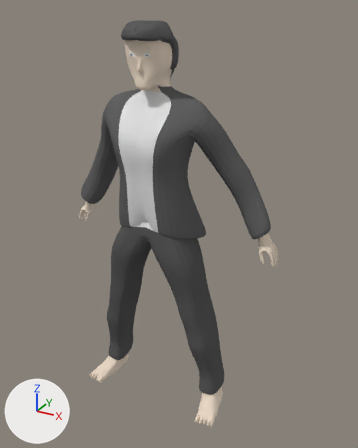
An edit to the Blender file GEORGIA_JOHNSCREEK/FBLA Simulation and Programming 2018-2019/Assets/_Imports/player/playerNew.blend, drawn before and after from the same camera.
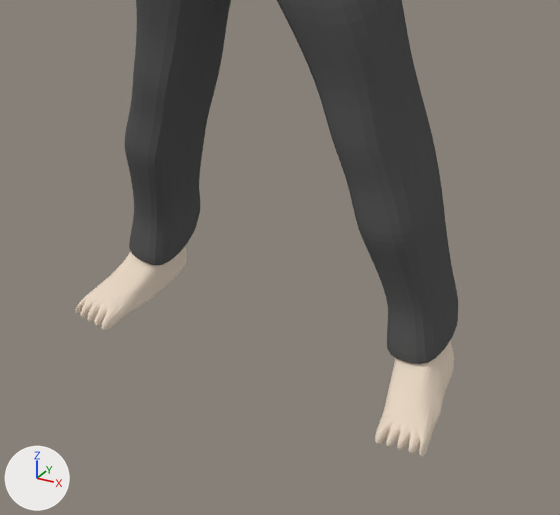
There are two pictures of each version: one whole from a 50 mm lens placed at (3.46, -5.65, 2.74), pointed at (0.22, 0.24, -0.2), one close up on the part from 18% to 73% of the width and 60% to 100% of the height. The lights are fixed; the arrows at lower left show +X, +Y and +Z.

The scene before the commit, as lines of its bpy script (objects in view):
```python
me_cube_001 = bpy.data.meshes.new('Cube.001')
me_cube_001.from_pydata(...)  # 372 vertices, 335 faces, 1 loose edge; spans x -0.16..4.3, y -1.38..1.98, z -8.97..5.34
# faces by material slot: [161, 54, 53, 13, 54]
me_cube_001.materials.append(mat_base)  # white #ecdbc8
me_cube_001.materials.append(mat_pants)  # dark grey #5a5a5a
me_cube_001.materials.append(mat_tux)  # dark grey #646464
me_cube_001.materials.append(mat_whiet)  # white #e7e7e7
me_cube_001.materials.append(mat_harry)  # dark grey #5c5c5c
ob_cube = bpy.data.objects.new('Cube', me_cube_001)
ob_cube.location = (0.0, 0.0, 0.453)
ob_cube.scale = (0.4, 0.4, 0.4)
_m = ob_cube.modifiers.new('Mirror', 'MIRROR')
_m = ob_cube.modifiers.new('Subsurf', 'SUBSURF')
```
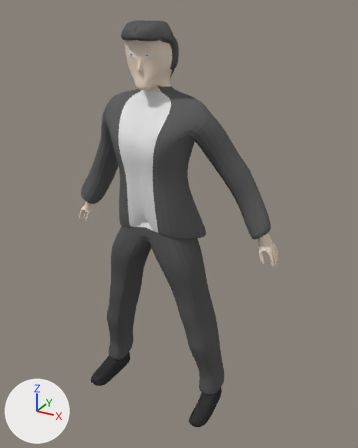
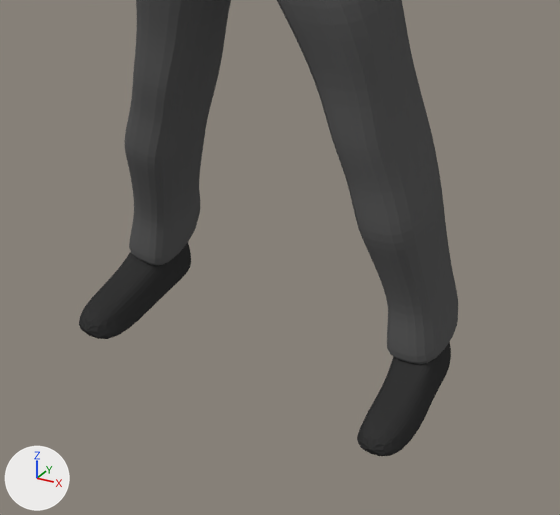
Boxes (x1, y1, x2, y2) around the edits, measured in the close-ups (560 x 515 px):
'Cube', reshaped: before (75, 0, 458, 457); after (79, 0, 458, 456)
part 1 of me_cube_001, cut back: before (75, 267, 449, 457); after (79, 272, 444, 456)
part 2 of me_cube_001, recoloured (white to black): before (111, 245, 454, 405); after (89, 243, 451, 431)

The change in detail:
Material 'Shoe' (mat_shoe) is new.
Its base color is (0.0374, 0.0374, 0.0374) (black #363636).
me_cube_001 is used by ob_cube; location (0.0, 0.0, 0.453); scale (0.4, 0.4, 0.4).
me_cube_001 had 372 vertices, 335 faces, 1 loose edge and spanned x -0.16..4.3, y -1.38..1.98, z -8.97..5.34.
me_cube_001 now has 345 vertices, 311 faces, 1 loose edge and spans x -0.16..4.3, y -1.62..1.98, z -8.97..5.34.
Part 1, on me_cube_001:
33 vertices are removed from x 2.17..2.96, y -1.29..-0.42, z -8.97..-8.63.
32 faces are deleted.
5 vertices in x 1.97..2.87, y -0.42..0.77, z -8.97..-8.95 move by (-0.1, 0.0, 0.0).
3 vertices in x 1.99..2.06, y -0.42..0.82, z -8.85..-8.75 move by (-0.11, 0.0, 0.0).
4 vertices move from x 2.15..2.96, y -0.73..-0.42, z -8.97..-8.54 to x 2.07..2.71, y -1.61..-0.42, z -8.97..-8.41.
6 vertices are added at (2.71, -1.61, -8.96), (2.64, -1.61, -8.51), (1.95, -1.61, -8.84), (2.71, -1.61, -8.73), (1.96, -1.62, -8.96), (2.71, -0.42, -8.74).
8 new faces join them, mat_shoe (black #363636).
me_cube_001 part 2: 15 faces spanning x 1.87..2.77, y -1.61..0.82, z -8.97..-7.98 switch from mat_base (white #ecdbc8) to mat_shoe (black #363636).
